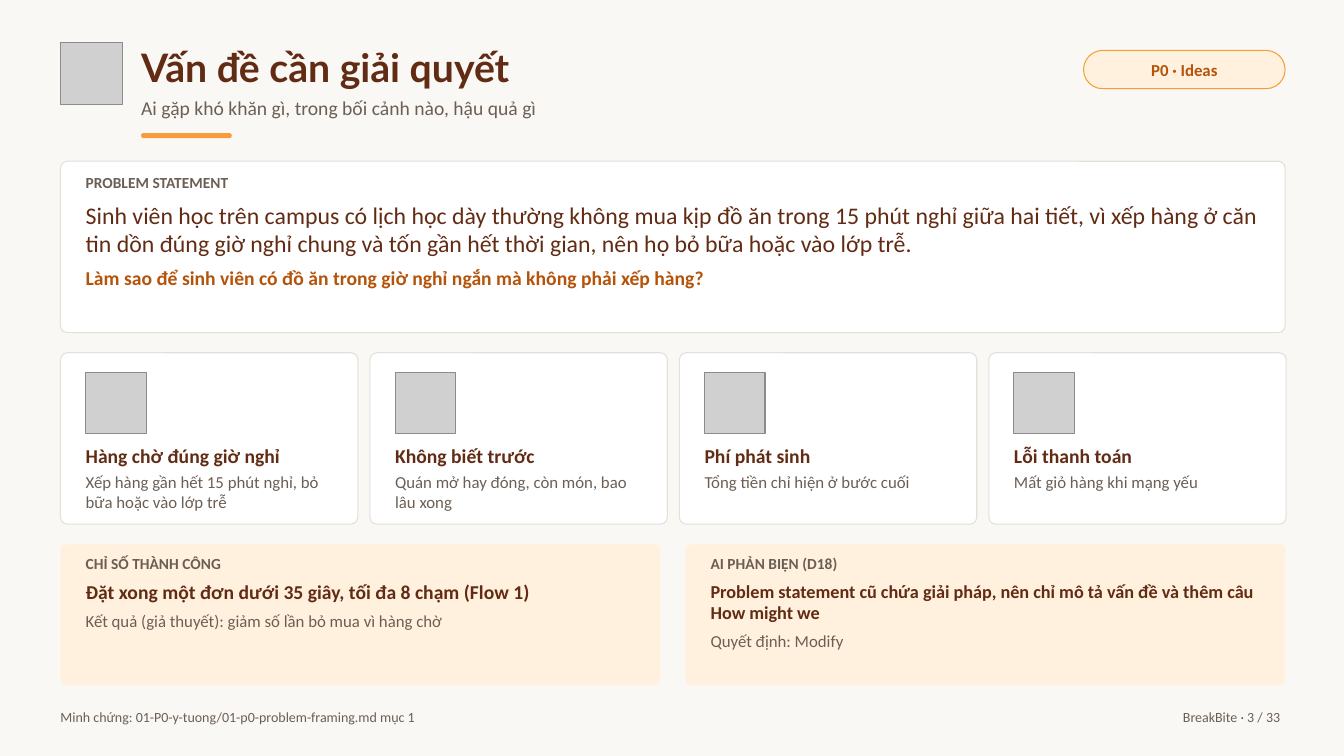
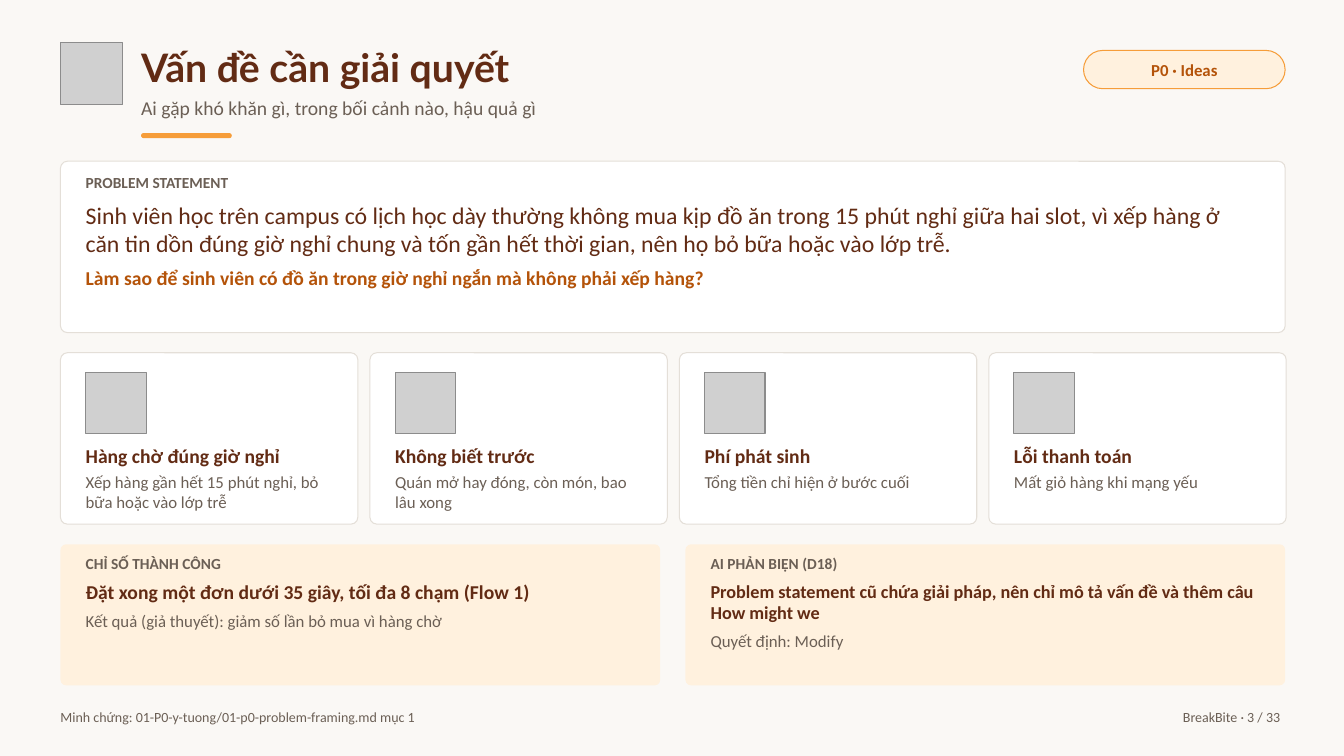
Before and after one commit to baonv0817/PRM323-Lab2-Group2, a slide deck: slide 3 of 07-trinh-bay/BreakBite_Lab2_Presentation.pptx. Drawn at 1344x756 pixels with LibreOffice and Linux fonts; fonts in the diff are those of the drawing; grey boxes stand for pictures. Boxes give left, top, right and bottom in pixels: in the first picture for what was removed or moved away, otherwise in the second. Text is boxed around its words. In the diff, an @@ line names an element or a change of style, - is before the commit and + after.

Commit message:
Keep 'slot' wording for class periods; only the dormitory premise stays removed

```diff
--- a/07-trinh-bay/BreakBite_Lab2_Presentation.pptx
+++ b/07-trinh-bay/BreakBite_Lab2_Presentation.pptx
@@ text at [86,206,1220,256]: text changed @@
-Sinh viên học trên campus có lịch học dày thường không mua kịp đồ ăn trong 15 phút nghỉ giữa hai tiết, vì xếp hàng ở căn tin dồn đúng giờ nghỉ chung và tốn gần hết thời gian, nên họ bỏ bữa hoặc vào lớp trễ.
+Sinh viên học trên campus có lịch học dày thường không mua kịp đồ ăn trong 15 phút nghỉ giữa hai slot, vì xếp hàng ở căn tin dồn đúng giờ nghỉ chung và tốn gần hết thời gian, nên họ bỏ bữa hoặc vào lớp trễ.
```
Also in this commit, not shown: 4 other slides changed, 19 other files.
